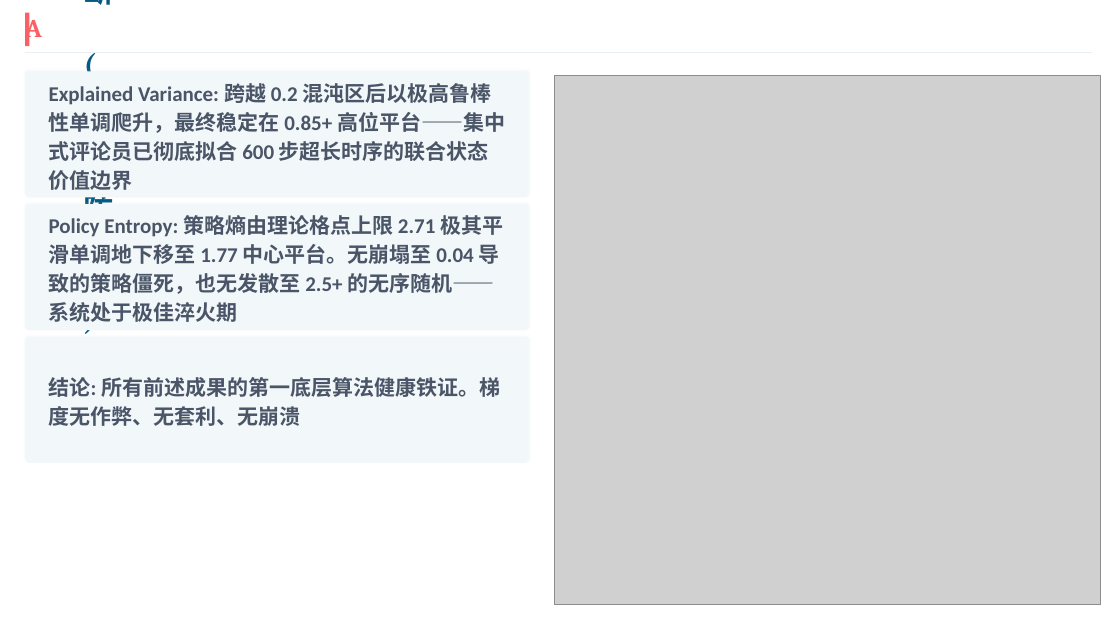
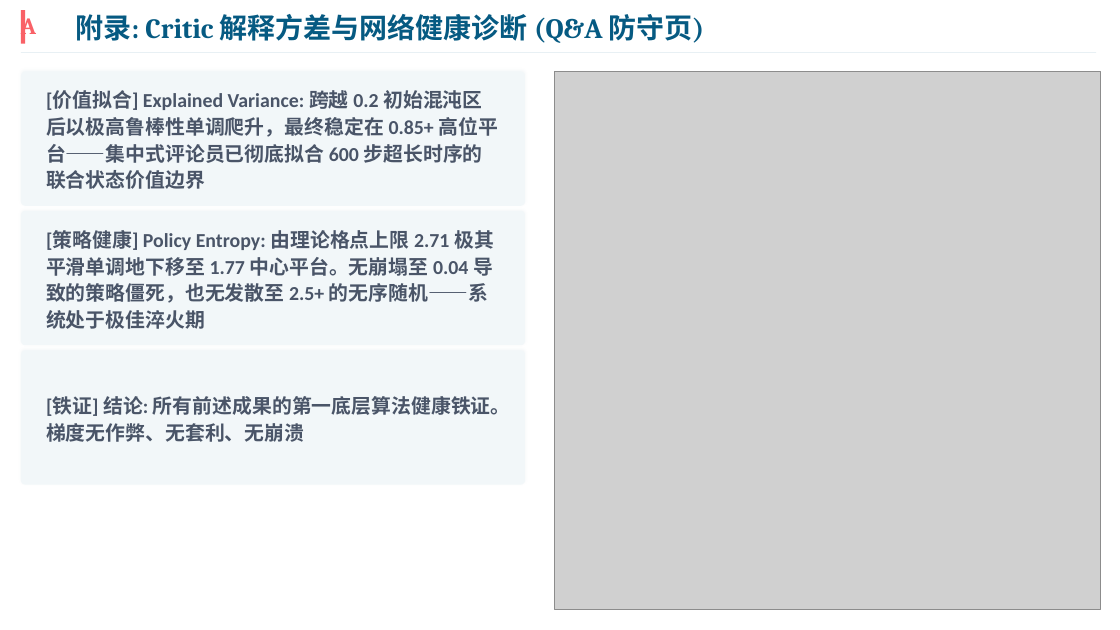
Before and after one commit to NishimiyaXSean/jsbsim-marl-formation, a slide deck: slide 13 of results/ppt/formation_coop_v7.pptx. Drawn at 1120x630 pixels with LibreOffice and Linux fonts; fonts in the diff are those of the drawing; grey boxes stand for pictures. Boxes give left, top, right and bottom in pixels: in the first picture for what was removed or moved away, otherwise in the second. Text is boxed around its words. In the diff, an @@ line names an element or a change of style, - is before the commit and + after.

Commit message:
feat: PPT v7 final + Self-Attention architecture diagram
PPT fixes:
  - Title bar: reduced font (24pt), wider box (12.2"), overflow prevention
  - All framed text boxes now prefixed with keyword tags:
    [特征解耦] [注意力路由] [对称破缺] [价值引导] etc.
  - Box height limits relaxed to 1.6" for better fill
  - P2 body expanded with structured bullet format (致命缺陷/具体表现/根因)

New figure: results/viz/fig_self_attention_arch.pdf
  - Clean flowchart: Obs[33] -> 3 Tokens -> Linear -> MHA -> Pool -> MLP -> Action
  - Embedded on P3 alongside existing Fig 3 stats
  - Ocean Gradient palette, white background, publication style

```diff
--- a/results/ppt/formation_coop_v7.pptx
+++ b/results/ppt/formation_coop_v7.pptx
@@ text "A" at [21,13,36,39]: size 22 to 20 pt @@
@@ rectangle: place and size @@
-rectangle at [25,13,29,46]
+rectangle at [21,10,25,44]
@@ text at [75,14,704,43]: text changed; size 26 to 24 pt @@
-附录: 网络健康诊断 (Q&A 防守页)
+附录: Critic 解释方差与网络健康诊断 (Q&A 防守页)
@@ rectangle: place and size @@
-rectangle at [25,52,1092,53]
+rectangle at [21,52,1096,53]
@@ rounded rectangle: place and size @@
-rounded rectangle at [25,71,529,197]
+rounded rectangle at [21,71,525,206]
@@ picture: place and size @@
-picture at [555,76,1101,605]
+picture at [555,71,1101,609]
@@ text at [46,90,498,189]: text changed; size 18 to 17 pt @@
-Explained Variance: 跨越 0.2 混沌区后以极高鲁棒性单调爬升，最终稳定在 0.85+ 高位平台——集中式评论员已彻底拟合 600 步超长时序的联合状态价值边界
+[价值拟合] Explained Variance: 跨越 0.2 初始混沌区后以极高鲁棒性单调爬升，最终稳定在 0.85+ 高位平台——集中式评论员已彻底拟合 600 步超长时序的联合状态价值边界
@@ rounded rectangle: place and size @@
-rounded rectangle at [25,204,529,330]
+rounded rectangle at [21,211,525,345]
@@ text at [46,230,494,329]: text changed; size 18 to 17 pt @@
-Policy Entropy: 策略熵由理论格点上限 2.71 极其平滑单调地下移至 1.77 中心平台。无崩塌至 0.04 导致的策略僵死，也无发散至 2.5+ 的无序随机——系统处于极佳淬火期
+[策略健康] Policy Entropy: 由理论格点上限 2.71 极其平滑单调地下移至 1.77 中心平台。无崩塌至 0.04 导致的策略僵死，也无发散至 2.5+ 的无序随机——系统处于极佳淬火期
@@ proportions changed in 3 elements at [21,71,525,206], [21,211,525,345], [21,350,525,485] @@
@@ rounded rectangle: place and size @@
-rounded rectangle at [25,337,529,463]
+rounded rectangle at [21,350,525,485]
@@ text at [46,396,511,442]: text changed; size 18 to 17 pt @@
-结论: 所有前述成果的第一底层算法健康铁证。梯度无作弊、无套利、无崩溃
+[铁证] 结论: 所有前述成果的第一底层算法健康铁证。梯度无作弊、无套利、无崩溃
```
Also in this commit, not shown: 11 other slides changed, 2 other files.
